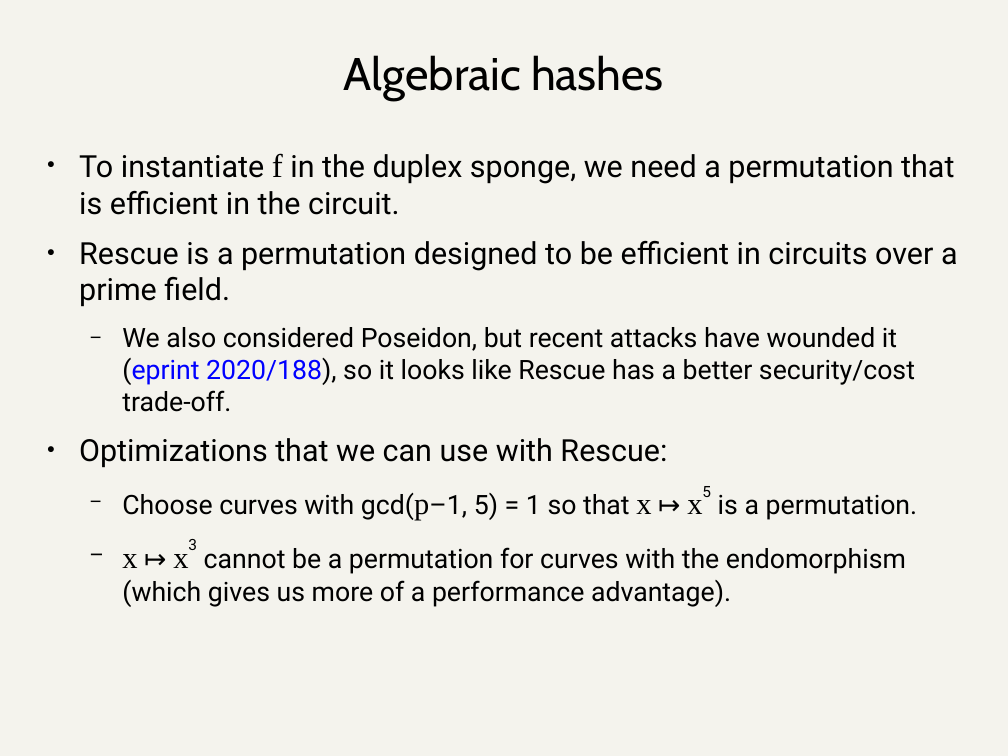
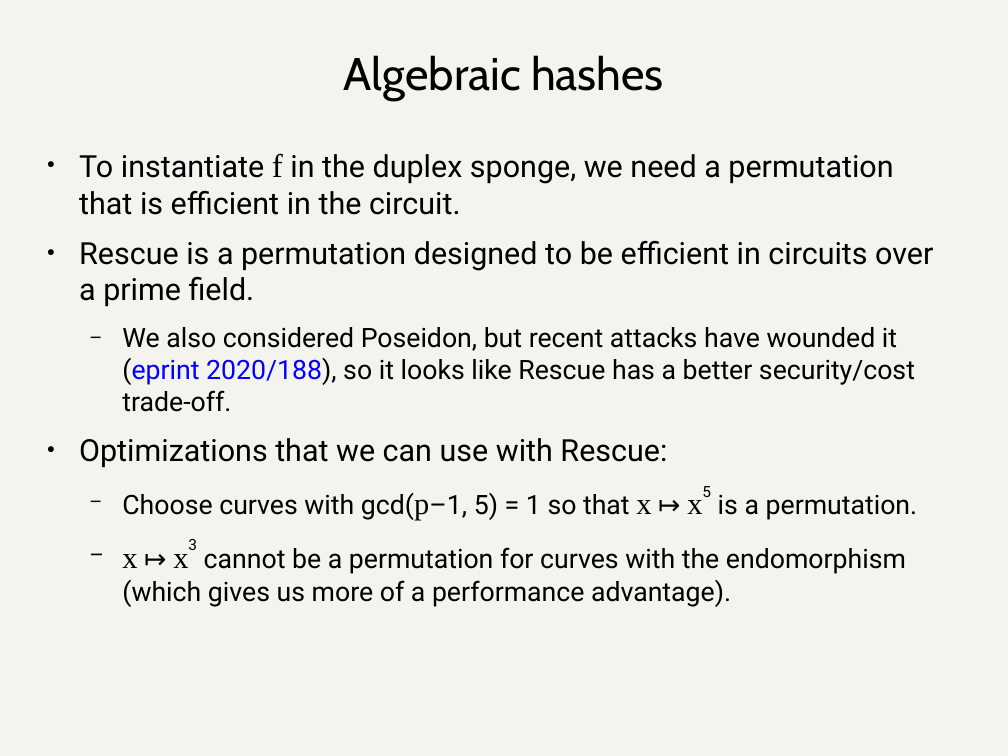
Before and after one commit to daira/halographs, a slide deck: slide 43 of halographs.odp (slide 37 before the commit). Drawn at 1008x756 pixels with LibreOffice and Linux fonts; fonts in the diff are those of the drawing. Boxes give left, top, right and bottom in pixels: in the first picture for what was removed or moved away, otherwise in the second. Text is boxed around its words. In the diff, an @@ line names an element or a change of style, - is before the commit and + after.

```diff
--- a/halographs.odp
+++ b/halographs.odp
@@ text "To instantiate f in the ..." rewrapped from (x1=79, y1=153, x2=958, y2=607) to (x1=79, y1=153, x2=933, y2=607) @@
```
Also in this commit, not shown: 2 other slides changed, 6 slides added, 17 other files.
